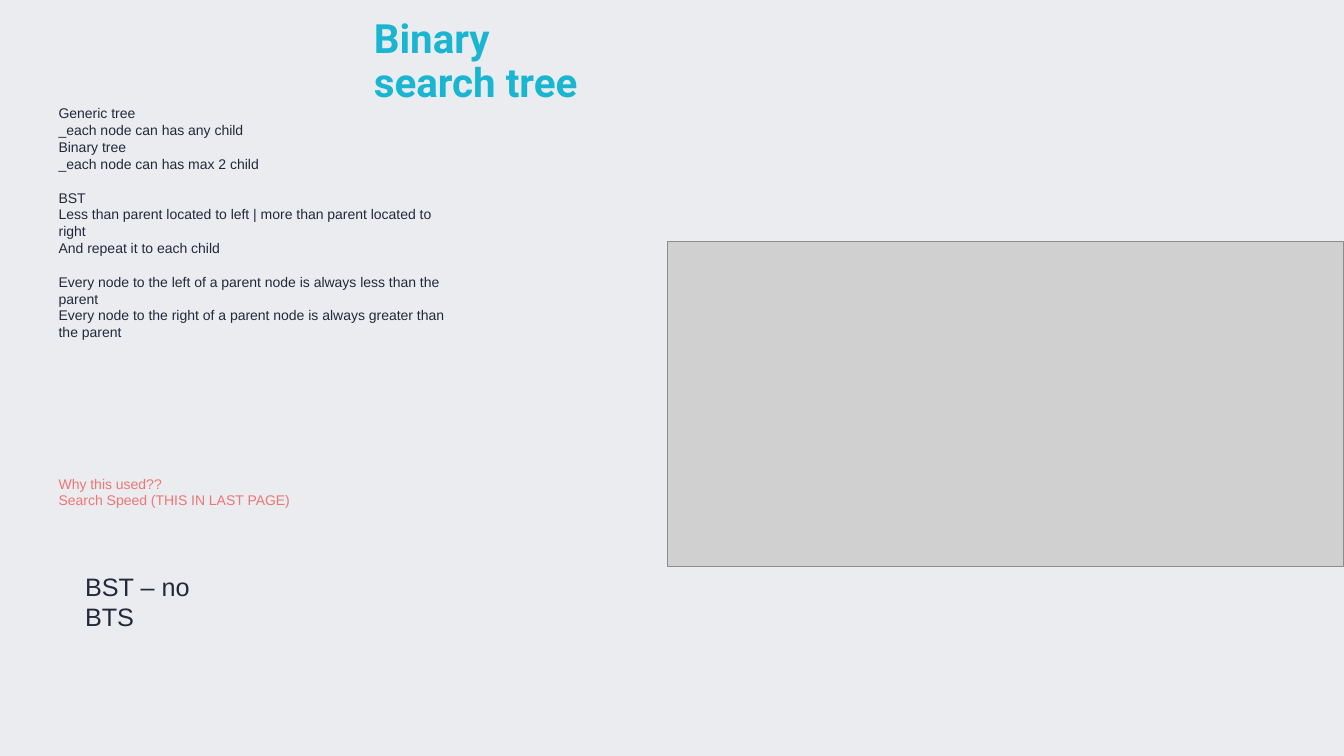
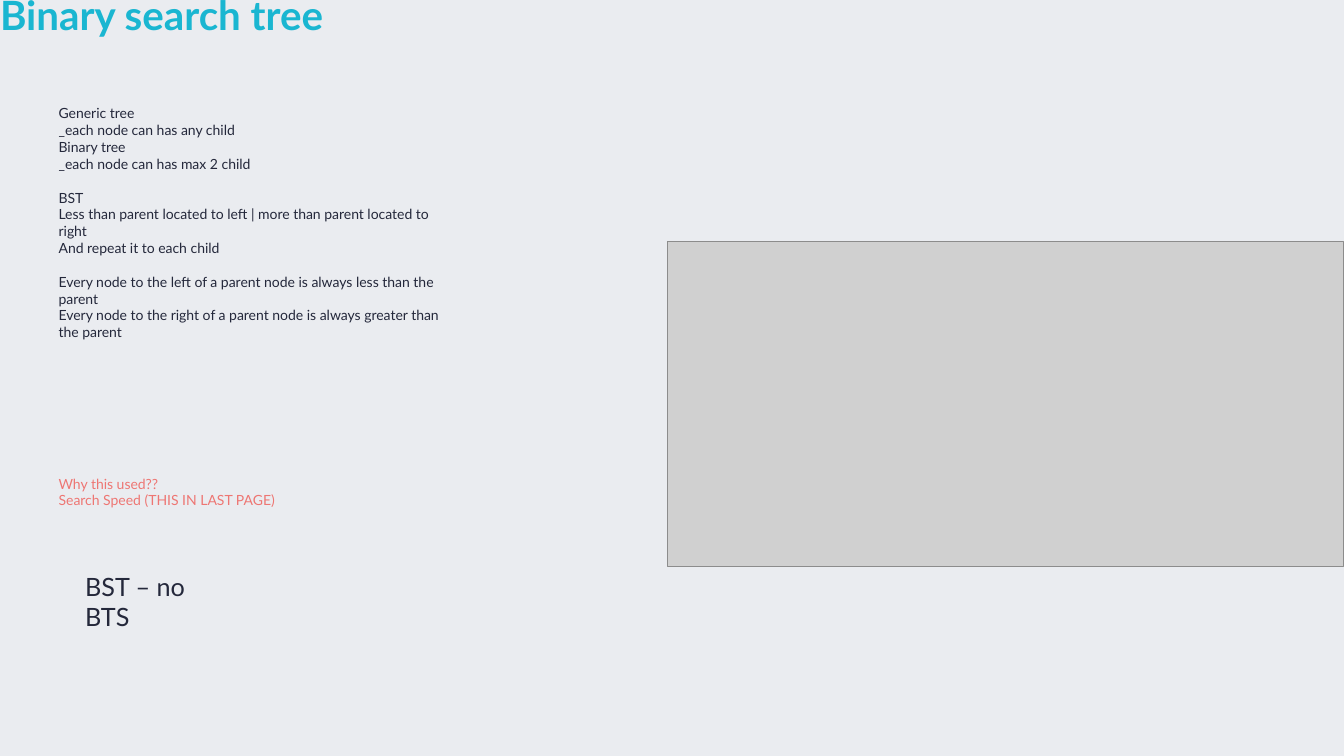
Before and after one commit to TigranVardanyan/Algorithms-and-Data-structures, a slide deck: slide 18 of ds&a.pptx. Drawn at 1344x756 pixels with LibreOffice and Linux fonts; fonts in the diff are those of the drawing; grey boxes stand for pictures. Boxes give left, top, right and bottom in pixels: in the first picture for what was removed or moved away, otherwise in the second. Text is boxed around its words. In the diff, an @@ line names an element or a change of style, - is before the commit and + after.

```diff
--- a/ds&a.pptx
+++ b/ds&a.pptx
@@ title "Binary search tree": place and size @@
-title "Binary search tree" at [374, 23, 577, 98]
+title "Binary search tree" at [0, 0, 323, 37]
@@ title "Binary search tree" at [0, 0, 323, 37]: font Roboto to Lato @@
@@ text "Generic tree" at [59, 108, 439, 507]: font Arial to Lato @@
@@ text "BST – no BTS" at [85, 577, 185, 626]: font Arial to Lato @@
```
Also in this commit, not shown: 26 other slides changed.
